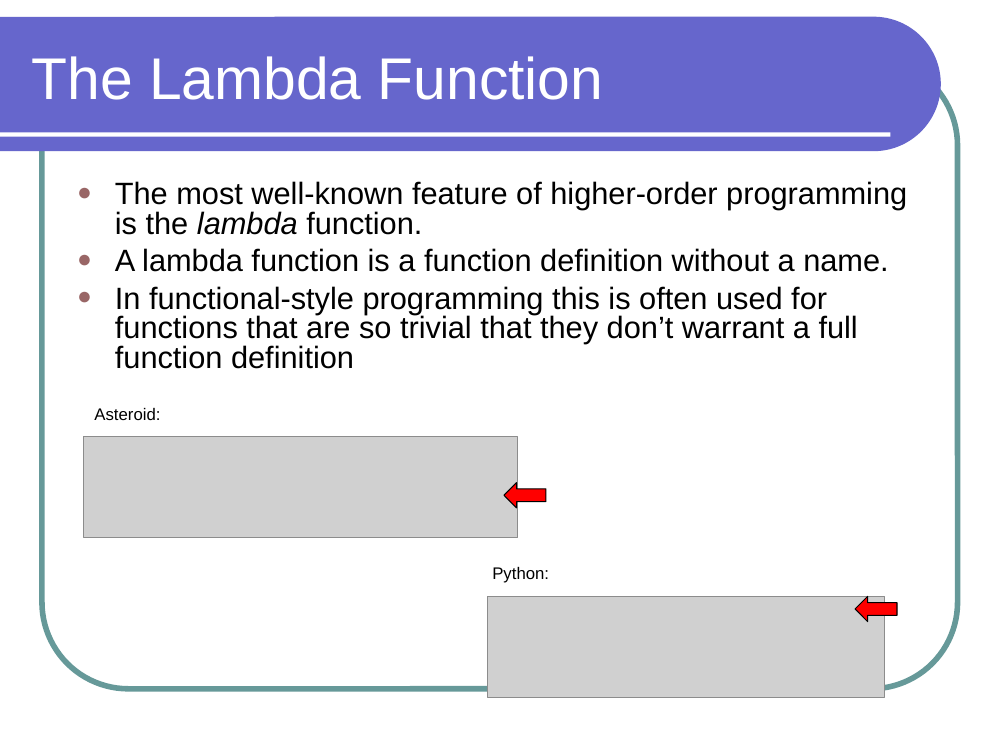
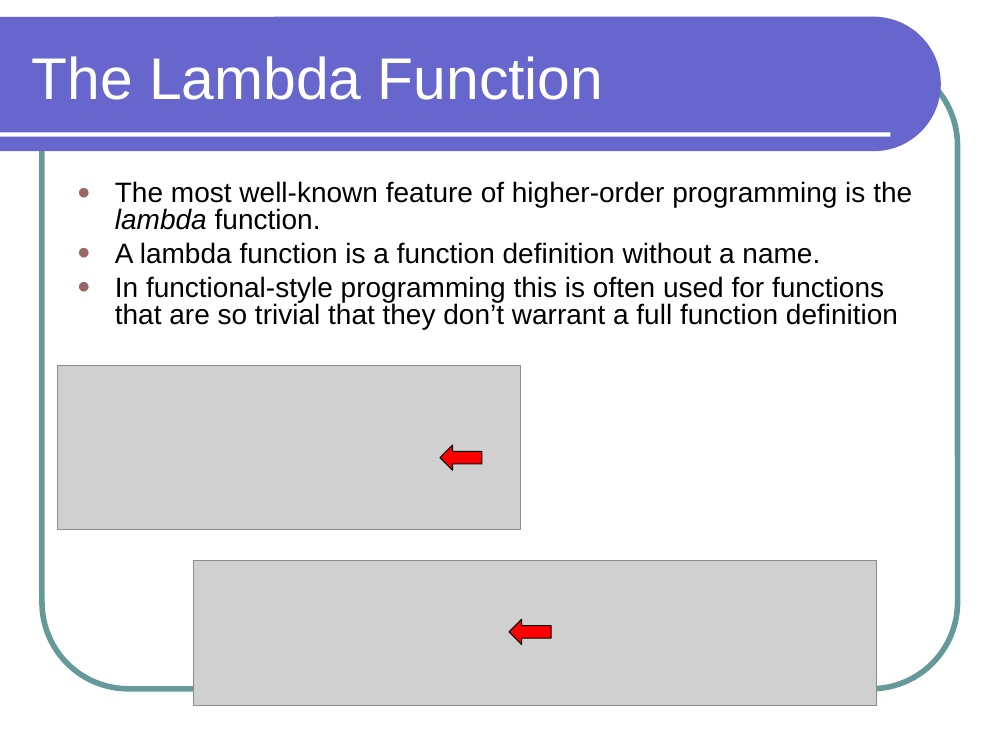
Before and after one commit to lutzhamel/CSC301, a slide deck: slide 7 of notes/csc301-ln014.ppt. Drawn at 1008x756 pixels with LibreOffice and Linux fonts; fonts in the diff are those of the drawing; grey boxes stand for pictures. Boxes give left, top, right and bottom in pixels: in the first picture for what was removed or moved away, otherwise in the second. Text is boxed around its words. In the diff, an @@ line names an element or a change of style, - is before the commit and + after.

```diff
--- a/notes/csc301-ln014.ppt
+++ b/notes/csc301-ln014.ppt
@@ text "The most well-known feature of ..." at <box>115,181,912,329</box>: size 22 to 20 pt @@
@@ picture: place and size @@
-picture at <box>84,436,518,537</box>
+picture at <box>57,366,521,530</box>
@@ text removed at <box>94,408,160,420</box> @@
-Asteroid:
@@ left arrow: place and size @@
-left arrow at <box>504,483,546,508</box>
+left arrow at <box>439,445,482,470</box>
@@ picture: place and size @@
-picture at <box>487,597,884,698</box>
+picture at <box>194,560,876,706</box>
@@ text removed at <box>492,567,549,583</box> @@
-Python:
@@ left arrow: place and size @@
-left arrow at <box>855,597,897,622</box>
+left arrow at <box>509,619,551,644</box>
```
Also in this commit, not shown: 1 other slide changed, 4 other files.
